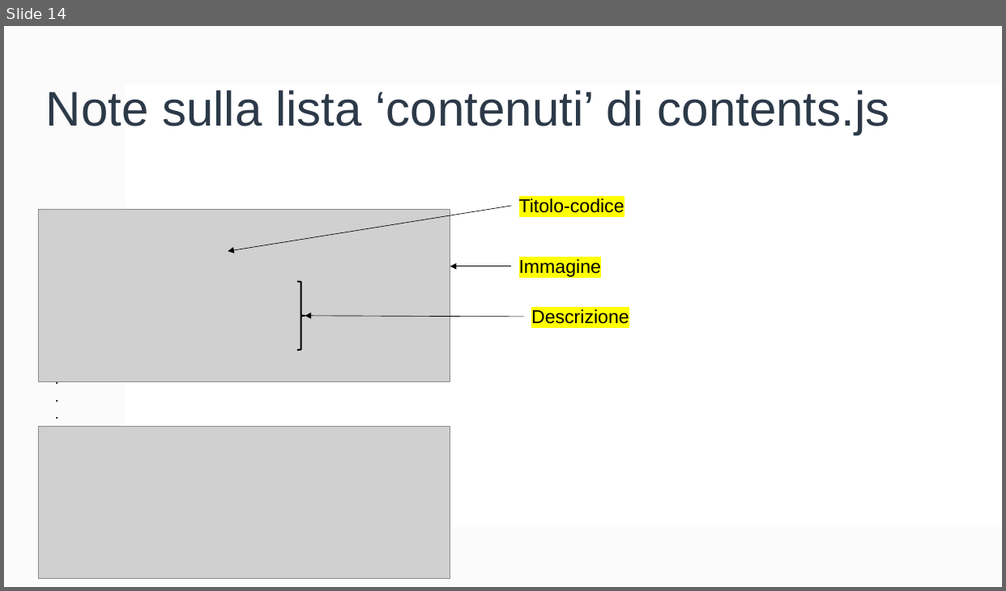
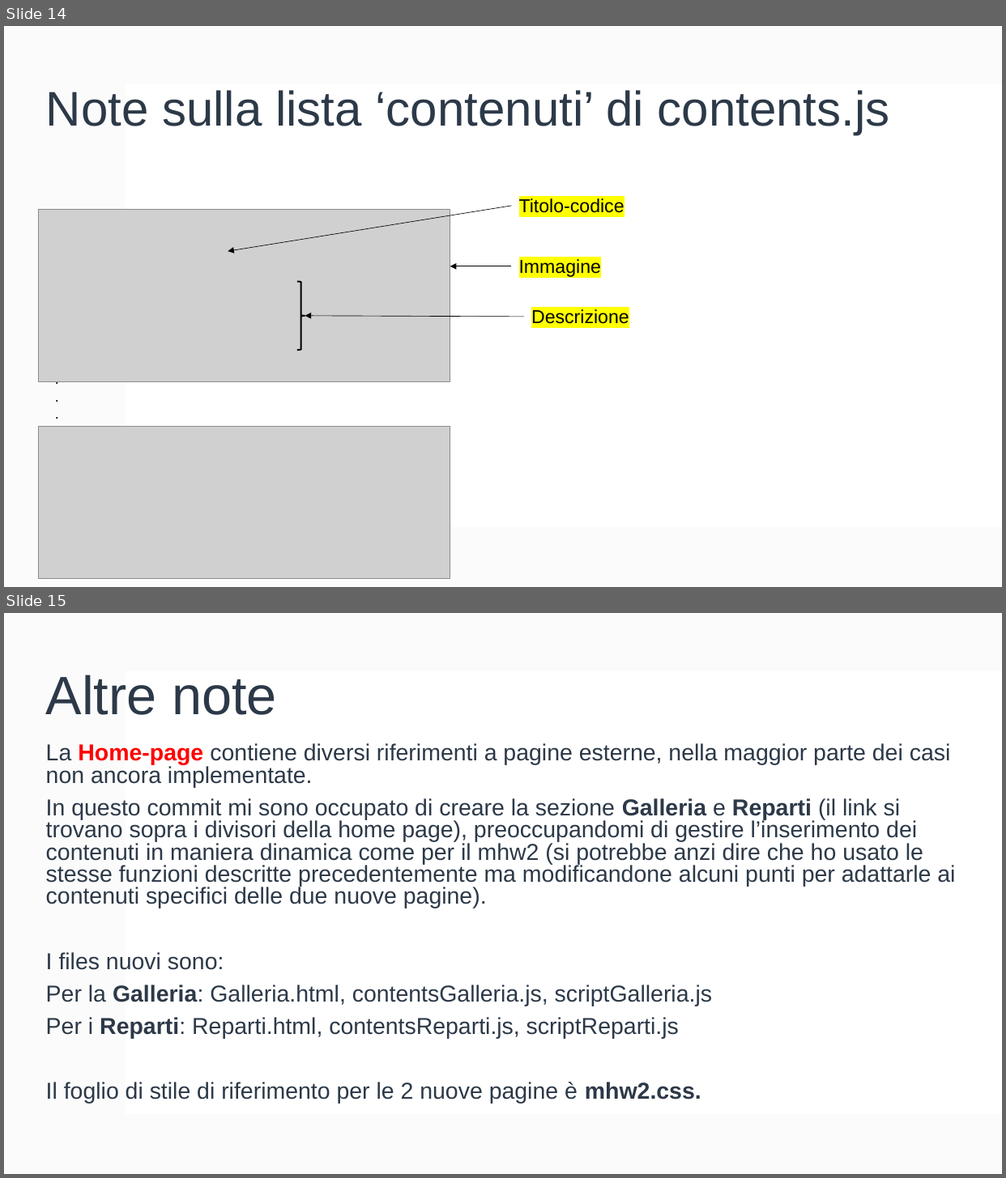
Before and after one commit to FrancescoCt/mhw2, a slide deck: mhw2.pptx. Shown one above the other, each under a label of ours: slide 14 before the commit, slides 14 and 15 after it. The pictures are 1006x591 and 1006x1178 pixels, drawn with LibreOffice and Linux fonts; fonts in the diff are those of the drawing; grey boxes stand for pictures. Boxes give left, top, right and bottom in pixels: in the first picture for what was removed or moved away, otherwise in the second. Text is boxed around its words. In the diff, an @@ line names an element or a change of style, - is before the commit and + after.

```diff
--- a/mhw2.pptx
+++ b/mhw2.pptx
@@ slide 15 added at (4, 613, 1002, 1174), background #FFFFFF; not listed: 2 template elements that a slide beside it also shows @@
@@ title added at (46, 675, 277, 715), 52 pt, text #2C3948 @@
+Altre note
@@ text added at (46, 743, 955, 1104), 22.2 pt, text #2C3948 @@
+La Home-page contiene diversi riferimenti a pagine esterne, nella maggior parte dei casi non ancora implementate.
+In questo commit mi sono occupato di creare la sezione Galleria e Reparti (il link si trovano sopra i divisori della home page), preoccupandomi di gestire l’inserimento dei contenuti in maniera dinamica come per il mhw2 (si potrebbe anzi dire che ho usato le stesse funzioni descritte precedentemente ma modificandone alcuni punti per adattarle ai contenuti specifici delle due nuove pagine).
+I files nuovi sono:
+Per la Galleria: Galleria.html, contentsGalleria.js, scriptGalleria.js
+Per i Reparti: Reparti.html, contentsReparti.js, scriptReparti.js
+Il foglio di stile di riferimento per le 2 nuove pagine è mhw2.css.
```
